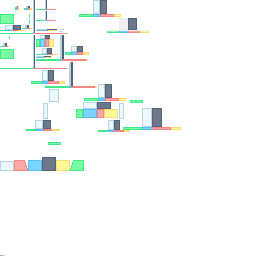
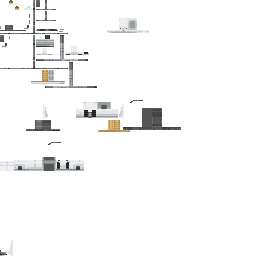
Two versions of the same layered image (256x256). Layer-by-layer changes:
added layer "626" above "base" over (x1=0, y1=0, x2=181, y2=256)
hid "base", painted on it over (x1=0, y1=0, x2=181, y2=256)
showed "626 flaps" over (x1=0, y1=0, x2=40, y2=42)
hid "base #1" over (x1=0, y1=0, x2=181, y2=171)
